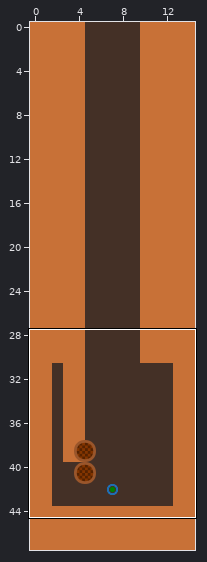
Two versions of a level (Tiled map, assets/levels/testlevel.tmx). The first picture is a wide view before the edit; the outline marks the close-up.
Close-up. As it was:
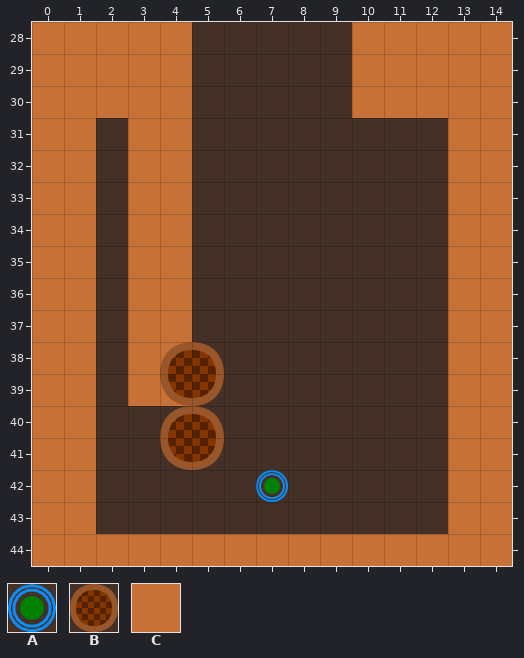
Cells are 64x64 px. Shown: x 0..14, y 28..44. The commit also changed other parts of the map, which this record leaves out.
Key: from "podge": A 0 "podge"; from "waffles": B 0 "obstacle"; from "walls": C 0 "wall".
_ is an empty cell.
Objects are placed by their top-left corner, in cells (3,4 is the top-left corner of cell 3,4); size is 1x1 cell unless given.
Layer "tilelayer" before, first column x 0:
28 CCCCC_____CCCCC
29 CCCCC_____CCCCC
30 CCCCC_____CCCCC
31 CC_CC________CC
32 CC_CC________CC
33 CC_CC________CC
34 CC_CC________CC
35 CC_CC________CC
36 CC_CC________CC
37 CC_CC________CC
38 CC_CC________CC
39 CC_CC________CC
40 CC___________CC
41 CC___________CC
42 CC___________CC
43 CC___________CC
44 CCCCCCCCCCCCCCC
Objects on layer "objects" before:
B "obstacle" at 4,38 size 2x2
B "obstacle" at 4,40 size 2x2
A "podge" at 7,42
The result:
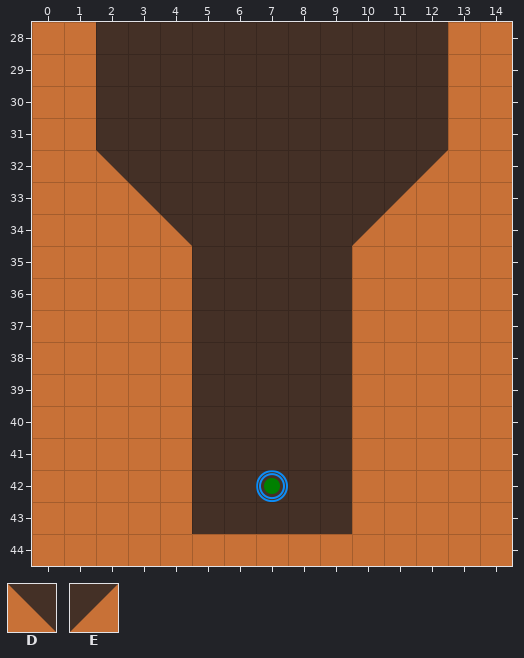
Further tiles: from "walls": D 3 "obstacle", E 4 "obstacle".
Edits made:
Changed rows in their new state; . is an unchanged cell.
Layer "tilelayer":
first column x 2:
28 ___.....___
29 ___.....___
30 ___.....___
31 .__........
32 D__.......E
33 CD_......EC
34 C.D.....ECC
35 C.......CCC
36 C.......CCC
37 C.......CCC
38 C.......CCC
39 C.......CCC
40 CCC.....CCC
41 CCC.....CCC
42 CCC.....CCC
43 CCC.....CCC
Layer "objects":
removed: B "obstacle" at 4,38 size 2x2
removed: B "obstacle" at 4,40 size 2x2
Changed places in both close-ups, as pixel boxes (x1, y1, x2, y2):
changed: (96, 22, 224, 534)
removed: (352, 22, 448, 118)
added: (352, 150, 448, 534)
